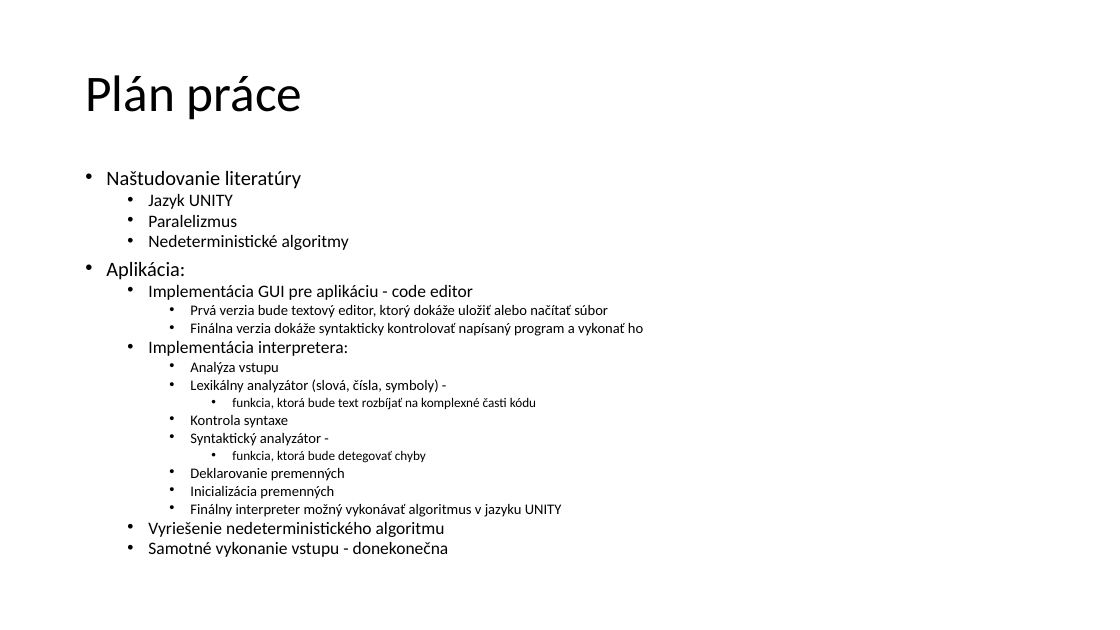
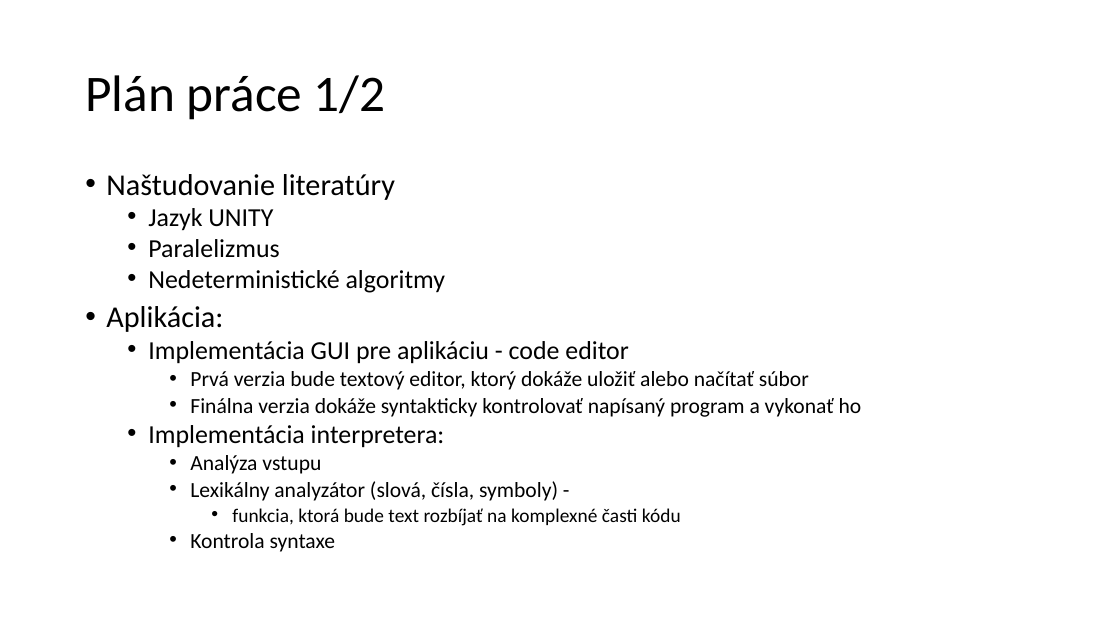
Before and after one commit to FiFOOO/diplomovka_UNITY, a slide deck: slide 11 of PS1.pptx. Drawn at 1120x630 pixels with LibreOffice and Linux fonts; fonts in the diff are those of the drawing. Boxes give left, top, right and bottom in pixels: in the first picture for what was removed or moved away, otherwise in the second. Text is boxed around its words. In the diff, an @@ line names an element or a change of style, - is before the commit and + after.

```diff
--- a/PS1.pptx
+++ b/PS1.pptx
@@ title at (x1=85, y1=75, x2=386, y2=120): text changed @@
-Plán práce
+Plán práce 1/2
@@ text "Naštudovanie literatúry" at (x1=106, y1=174, x2=862, y2=552): size 17.5 to 25.9 pt in "Naštudovanie literatúry", "Aplikácia:"; size 15 to 22.2 pt in "Jazyk UNITY", "Paralelizmus", "Nedeterministické algoritmy", "Implementácia GUI pre aplikáciu - code editor" and 1 more places; size 12.5 to 18.5 pt in "Prvá verzia bude textový editor, ktorý dokáže ...", "Finálna verzia dokáže syntakticky kontrolovať napísaný progr ...", "Analýza vstupu", "Lexikálny analyzátor (slová, čísla, symboly) -" and 1 more places; size 11.2 to 16.6 pt in "funkcia, ktorá bude text rozbíjať na komplexné ..."; line spacing 0.7 to 0.8 @@
@@ text at (x1=148, y1=450, x2=562, y2=557): paragraphs removed @@
-    • Syntaktický analyzátor -
-      • funkcia, ktorá bude detegovať chyby
-    • Deklarovanie premenných
-    • Inicializácia premenných
-    • Finálny interpreter možný vykonávať algoritmus v jazyku UNITY
-  • Vyriešenie nedeterministického algoritmu
-  • Samotné vykonanie vstupu - donekonečna
```
Also in this commit, not shown: 1 other slide changed, 1 slide added.
